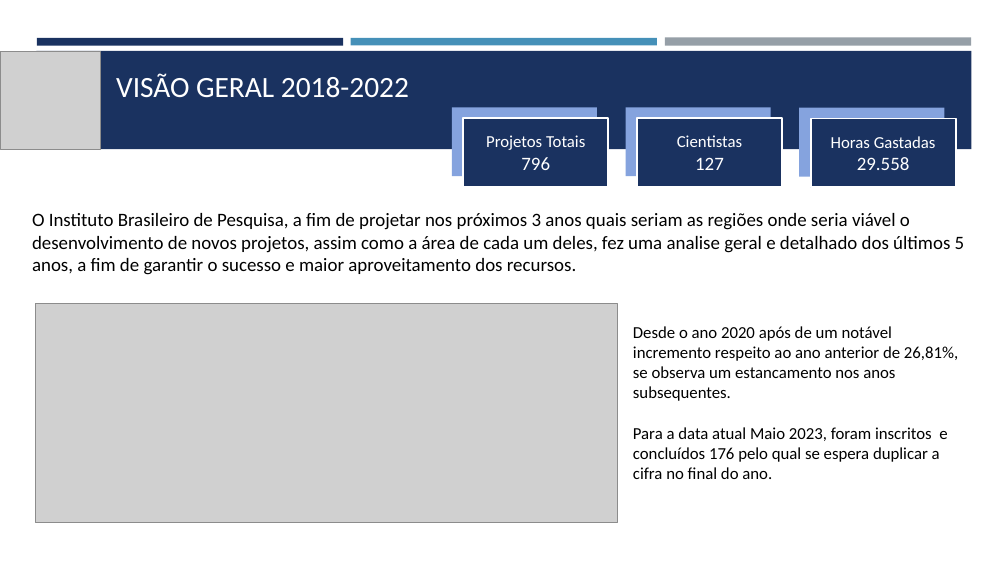
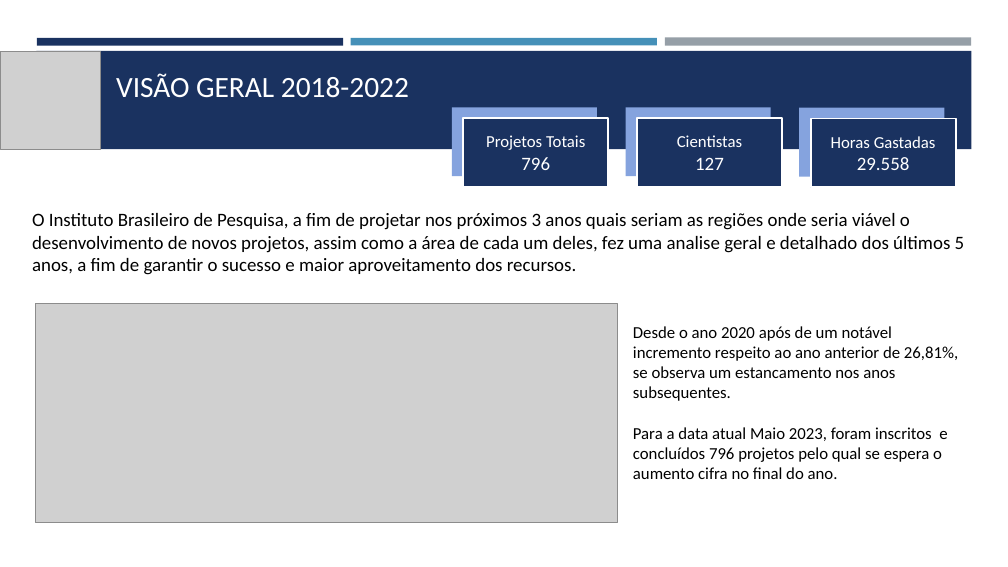
Before and after one commit to ausentes/projectositetoti, a slide deck: slide 2 of Relatorio Toti Cientistas.pptm. Drawn at 1008x567 pixels with LibreOffice and Linux fonts; fonts in the diff are those of the drawing; grey boxes stand for pictures. Boxes give left, top, right and bottom in pixels: in the first picture for what was removed or moved away, otherwise in the second. Text is boxed around its words. In the diff, an @@ line names an element or a change of style, - is before the commit and + after.

```diff
--- a/Relatorio Toti Cientistas.pptm
+++ b/Relatorio Toti Cientistas.pptm
@@ text at (x1=633, y1=427, x2=947, y2=479): text changed @@
-Para a data atual Maio 2023, foram inscritos e concluídos 176 pelo qual se espera duplicar a cifra no final do ano.
+Para a data atual Maio 2023, foram inscritos e concluídos 796 projetos pelo qual se espera o aumento cifra no final do ano.
```
Also in this commit, not shown: 3 other slides changed, 6 slides added, 2 slides removed.
